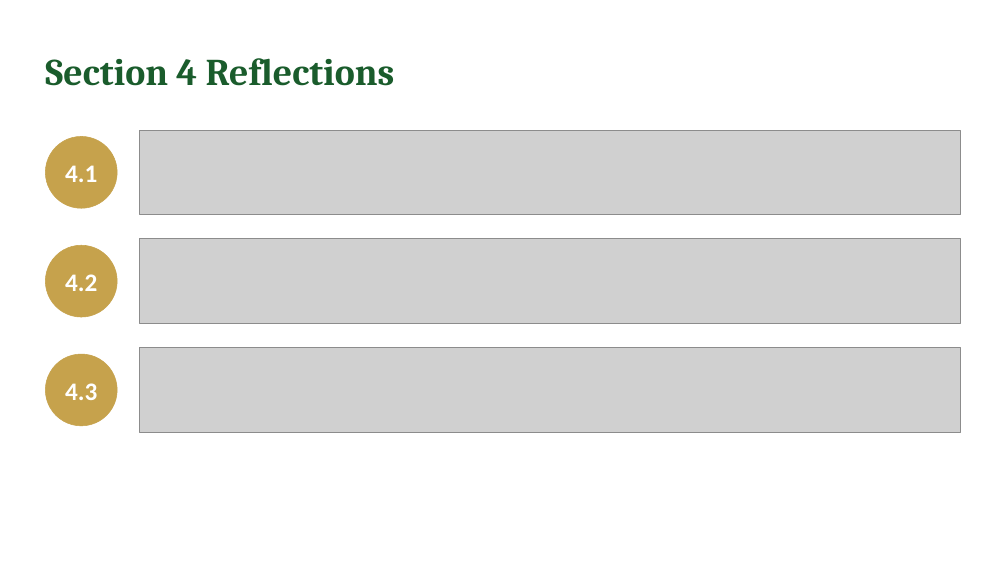
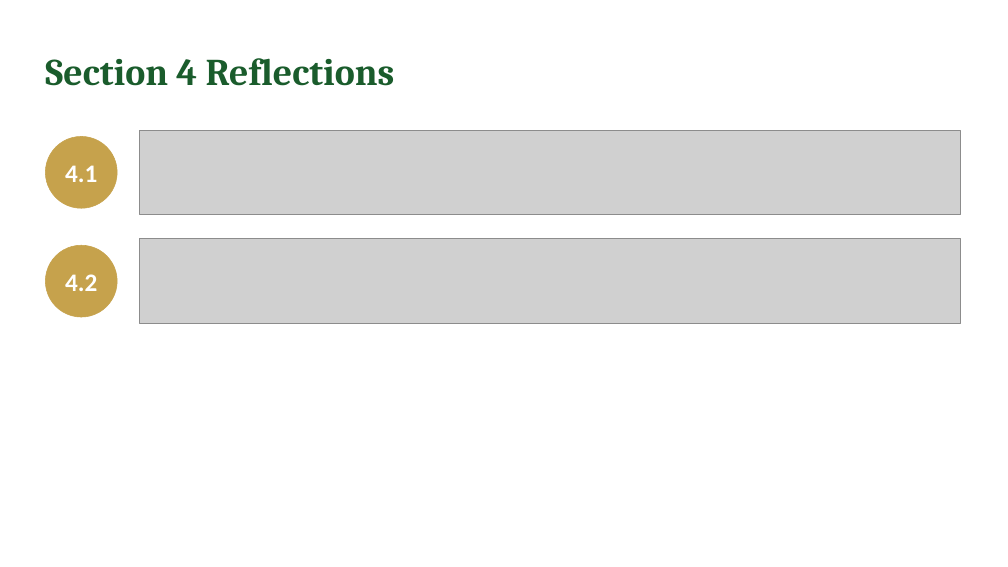
Before and after one commit to IBSL26/ibsl-platform, a slide deck: slide 31 of Unit decks/Unit 05 - Aligning Heart & Mind.pptx (slide 33 before the commit). Drawn at 1008x567 pixels with LibreOffice and Linux fonts; fonts in the diff are those of the drawing; grey boxes stand for pictures. Boxes give left, top, right and bottom in pixels: in the first picture for what was removed or moved away, otherwise in the second. Text is boxed around its words. In the diff, an @@ line names an element or a change of style, - is before the commit and + after.

```diff
--- a/Unit decks/Unit 05 - Aligning Heart & Mind.pptx
+++ b/Unit decks/Unit 05 - Aligning Heart & Mind.pptx
@@ ellipse removed at [45, 354, 117, 426] @@
-4.3
@@ picture removed at [140, 348, 960, 433] @@
```
Also in this commit, not shown: 5 other slides changed, 2 slides added, 6 slides removed, 38 other files.
